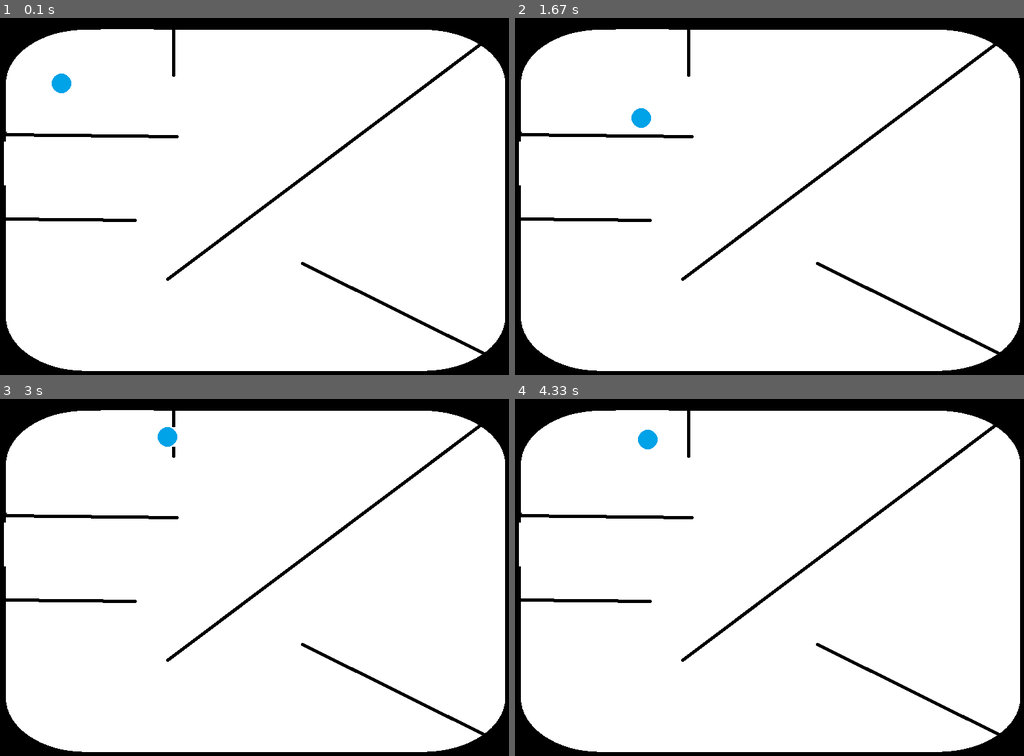
Above: before the commit, frames 1-4 (two rows, left to right).
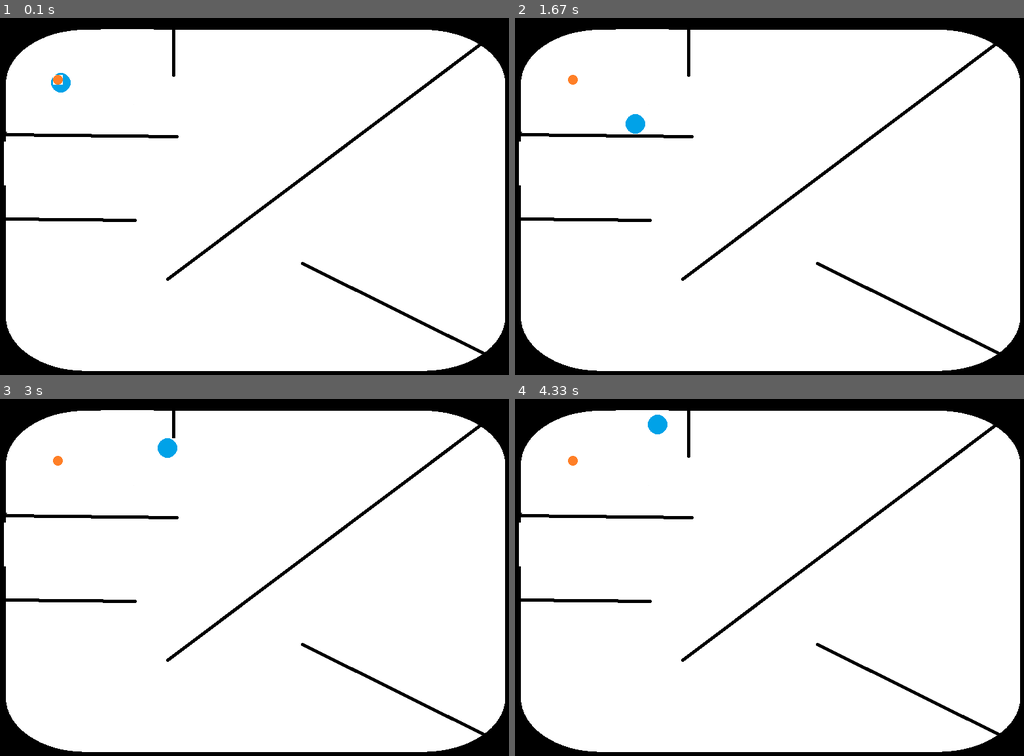
Above: after the commit, the same moments.

Repository: amabella-aguiluz/bellas-projects
Game: pygame game, started from python/pygame/hrt.py
The game is run twice, just before and just after one commit, with the same random seed, the same clock (stepped at 60 frames per second) and the same inputs.
Inputs:
- Up to frame 1 (0.1 s): no input
- Up to frame 2 (1.67 s): no input
- Up to frame 3 (3 s): no input
- Up to frame 4 (4.33 s): no input

The runs differ from the first frame. In frame 1, less than 0.1% of the frame differs, in the area x 10-15%, y 15-22%; in frame 2, 0.2%; in frame 3, 0.3%; in frame 4, 0.4%, in the area x 10-30%, y 4-19%.

Commit message:
added goal

Diff:
--- a/python/pygame/hrt.py
+++ b/python/pygame/hrt.py
@@ -6,18 +6,28 @@
 
 screen = pygame.display.set_mode((800, 600)) # set screen size (width, height)
 clock = pygame.time.Clock() # set fps
-velocity = 1.1 # speed of horse
+velocity = 1 # speed of horse
 running = True # keep game loop running
-    #-- mask
+    #-- maze
 maze_image = pygame.image.load("assets/map_test.png").convert()  # convert for faster pixel access
 maze_mask = pygame.mask.from_threshold(maze_image, (0, 0, 0), (10, 10, 10)) #convert maze png to mask
-    #-- mask
+    #-- maze
     #-- velocity
 v_temp1 = random.choice([-1, 1]) * velocity
 v_temp2 = random.choice([-1, 1]) * velocity
     #-- velocity
 
     ######## initializing game ########
+class Goal:
+
+    def __init__(self, x, y, image_path):
+        self.x = x # x position of goal
+        self.y = y # x position of goal
+        self.image = pygame.image.load(image_path).convert_alpha() # load goal image
+        self.g_mask = pygame.mask.from_surface(self.image)
+        self.rect = self.image.get_rect(center = (x, y))
+    def draw(self, surface):
+        surface.blit(self.image, self.rect)
 
 
     # initialize horse object
@@ -30,6 +40,7 @@
         self.velocity_y = v_temp2 # velocity direction y
         self.image = pygame.image.load(image_path).convert_alpha() #load image
         self.rect = self.image.get_rect(center =(x, y))
+        self.h_mask = pygame.mask.from_surface(self.image)
 
     def draw(self, surface): # display self
         surface.blit(self.image, self.rect)
@@ -47,40 +58,47 @@
         horse.velocity_y *= -1
     when_bounced(horse)
 
-def move_horse(horse):
+def move_horse(horse, goal):
     #horse_bounce(horse)
-    bounce_wall(horse)
+    bounce_wall(horse, goal)
     horse.x += horse.velocity_x
     horse.y += horse.velocity_y
     horse.rect.center = (horse.x, horse.y)
 
 # bounce against walls
-def bounce_wall(horse):
+def bounce_wall(horse, goal):
     next_x = int(horse.x + horse.velocity_x)
     next_y = int(horse.y + horse.velocity_y)
+    goal_x = int(goal.x - goal.rect.left)
+    goal_y = int(goal.y - goal.rect.top)
+    overlap = horse.h_mask.overlap(goal.g_mask, (goal_x, goal_y))
 
     if maze_mask.get_at((next_x, next_y)):
         horse.velocity_x *= random.uniform(0.85, 1.15)  # random adjustment to x
-        horse.velocity_y *= random.uniform(0.85, 1.15)  # random adjustment to y velocity
+        horse.velocity_y *= random.uniform(0.85, 1.15)  # random adjustment to y
 
         # reverse velocity
         if maze_mask.get_at((int(horse.x), next_y)):  # hits left or right
             horse.velocity_x *= -1
         if maze_mask.get_at((next_x, int(horse.y))):  #hits top or bottom
             horse.velocity_y *= -1
-    when_bounced(horse)
+
+    if overlap == True:
+        print("Win!")
 
 
     ######## create horses  ########
 horse1 = Horse("Horse 1", 100, 100, "assets/horse_1.png", v_temp1, v_temp2) # <-- place horse
     ######## create horses  ########
 
+#create goal#
+goal1 = Goal(100, 100, "assets/goal.png")
+#create goal#
 
     ######## gui open ########
 while running:
     clock.tick(60) # <-- set fps 60
-
-    move_horse(horse1)
+    move_horse(horse1, goal1)
 
 # for loop through the event queue
     for event in pygame.event.get():
@@ -89,6 +107,7 @@
 
     screen.blit(maze_image, (0, 0))  # <-- draw maze map
     horse1.draw(screen)  # <-- draw horses here (if any)
+    goal1.draw(screen) # <- draw goal
 
     pygame.display.flip()  # <-- refresh screen
     ######## gui open ########
Binary file added: python/pygame/assets/goal.png
